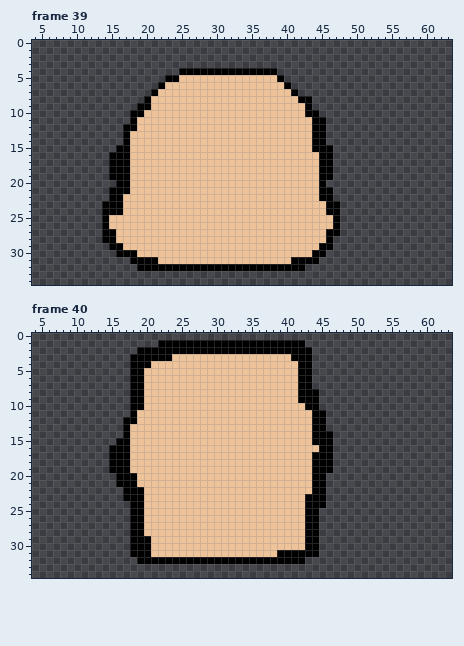
File history of a pixel-art file, asprite/hischooler.aseprite. This is how it looked before the edit.
64x64 pixels, 76 frames. Shown: frame 39: x 4..63, y 0..34; frame 40: x 4..63, y 0..34. The commit also changed other frames, which this record leaves out.
After the commit:
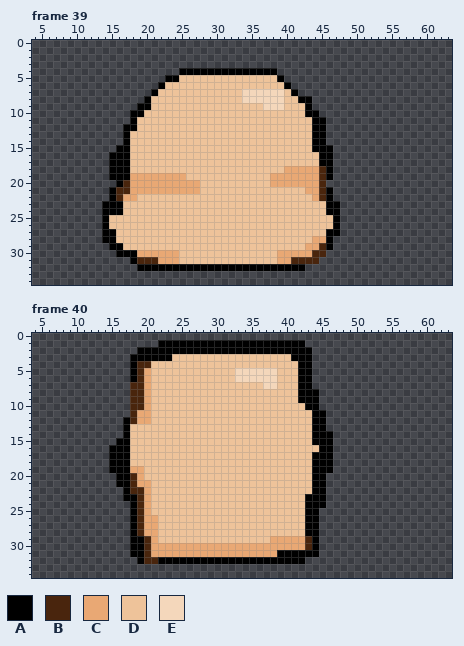
Palette (. is transparent): A #000000  B #49250d  C #e9a874  D #eec39a  E #f4d7bb
From old to new:
layer "layer-shade" opacity 33% added
Frame 39, layer "layer-shade":
The edit turns colour A into colour B in rows 18 to 19 at x 45; in row 20 at x 17 and 45; in row 21 at x 16 to 17 and 45; in row 22 at x 16 and 45; in row 29 at x 45; in row 30 at x 44 to 45.
The edit turns colour A into colour B in row 31 at x 19 to 21 and 41 to 44.
The edit turns colour D into colour C in row 18 at x 40 to 44; in row 19 at x 18 to 25 and 38 to 44; in row 20 at x 18 to 27 and 38 to 44; in row 21 at x 18 to 27 and 43 to 44; in row 22 at x 17 to 18 and 44; in row 28 at x 44 to 45.
The edit turns colour D into colour C in row 29 at x 43 to 44; in row 30 at x 19 to 24 and 39 to 43; in row 31 at x 22 to 24 and 39 to 40.
The edit turns colour D into colour E in rows 7 to 8 at x 34 to 39; in row 9 at x 37 to 39.
Frame 40, layer "layer-shade":
The edit turns colour A into colour B in row 4 at x 19 to 20; in rows 5 to 6 at x 19; in rows 7 to 10 at x 18 to 19; in rows 11 to 12 at x 18; in rows 20 to 21 at x 18; in row 22 at x 18 to 19.
The edit turns colour A into colour B in rows 23 to 28 at x 19; in rows 29 to 30 at x 20 and 43; in row 31 at x 20; in row 32 at x 20 to 21.
The edit turns colour D into colour C in rows 5 to 10 at x 20; in rows 11 to 12 at x 19 to 20; in row 19 at x 18 to 19; in row 20 at x 19; in row 21 at x 19 to 20; in rows 22 to 25 at x 20.
The edit turns colour D into colour C in rows 26 to 28 at x 20 to 21; in row 29 at x 21 and 38 to 42; in row 30 at x 21 to 42; in row 31 at x 21 to 38.
The edit turns colour D into colour E in rows 5 to 6 at x 33 to 38; in row 7 at x 37 to 38.
Pixel boxes of the changes (left, top, right, bottom) in both pictures:
changed: (242, 89, 284, 110)
changed: (270, 166, 326, 201)
changed: (116, 173, 200, 201)
changed: (277, 236, 326, 264)
changed: (137, 250, 179, 264)
changed: (130, 361, 151, 424)
changed: (235, 368, 277, 389)
changed: (130, 466, 312, 564)
